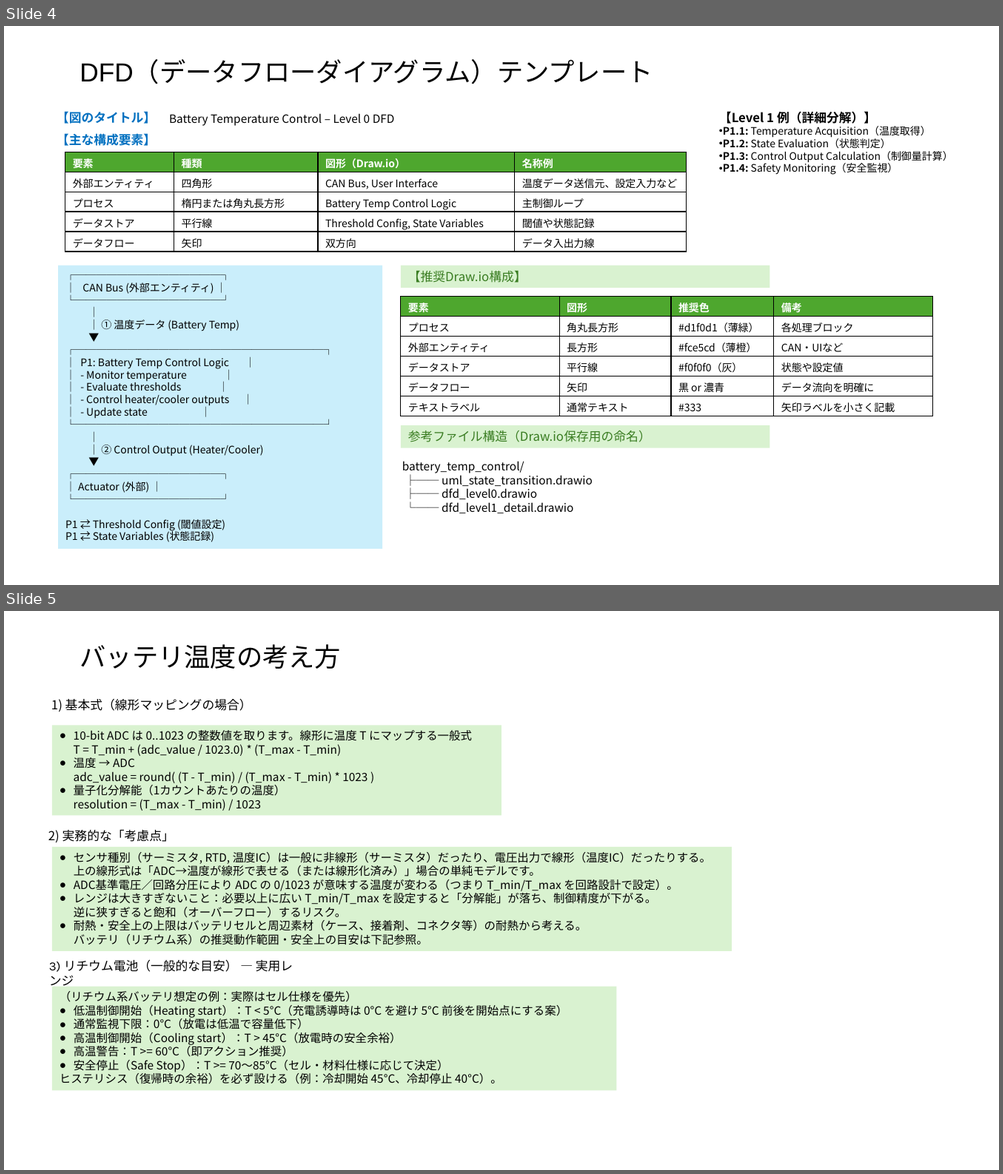
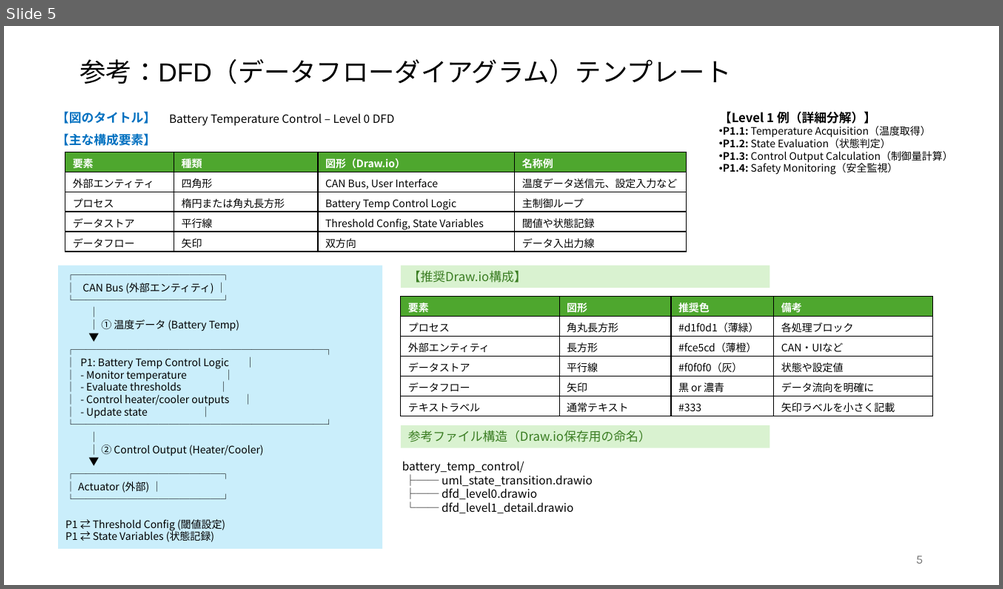
Before and after one commit to KazYag/nyaTraining-python-project, a slide deck: Specification/基本仕様.pptx. Shown one above the other, each under a label of ours: slides 4 and 5 before the commit, slide 5 after it. The pictures are 1003x1174 and 1003x589 pixels, drawn with LibreOffice and Linux fonts; fonts in the diff are those of the drawing. Boxes give left, top, right and bottom in pixels: in the first picture for what was removed or moved away, otherwise in the second. Text is boxed around its words. In the diff, an @@ line names an element or a change of style, - is before the commit and + after.

```diff
--- a/Specification/基本仕様.pptx
+++ b/Specification/基本仕様.pptx
@@ slide 5 removed at (4, 611, 999, 1170), background #FFFFFF @@
@@ title removed at (79, 644, 341, 669) @@
-バッテリ温度の考え方
@@ text removed at (51, 698, 252, 712) @@
-1) 基本式（線形マッピングの場合）
@@ rectangle removed at (52, 725, 501, 815) @@
-● 10-bit ADC は 0..1023 の整数値を取ります。線形に温度 T にマップする一般式
-  T = T_min + (adc_value / 1023.0) * (T_max - T_min)
-● 温度 → ADC
-  adc_value = round( (T - T_min) / (T_max - T_min) * 1023 )
-● 量子化分解能（1カウントあたりの温度）
-  resolution = (T_max - T_min) / 1023
@@ text removed at (48, 829, 174, 843) @@
-2) 実務的な「考慮点」
@@ rectangle removed at (52, 848, 731, 952) @@
-● センサ種別（サーミスタ, RTD, 温度IC）は一般に非線形（サーミスタ）だったり、電圧出力で線形（温度IC）だったりする。
-  上の線形式は「ADC→温度が線形で表せる（または線形化済み）」場合の単純モデルです。
-● ADC基準電圧／回路分圧により ADC の 0/1023 が意味する温度が変わる（つまり T_min/T_max を回路設計で設定）。
-● レンジは大きすぎないこと：必要以上に広い T_min/T_max を設定すると「分解能」が落ち、制御精度が下がる。
-  逆に狭すぎると飽和（オーバーフロー）するリスク。
-● 耐熱・安全上の上限はバッテリセルと周辺素材（ケース、接着剤、コネクタ等）の耐熱から考える。
-  バッテリ（リチウム系）の推奨動作範囲・安全上の目安は下記参照。
@@ text removed at (49, 960, 293, 989) @@
-3) リチウム電池（一般的な目安） — 実用レンジ
@@ rectangle removed at (52, 987, 616, 1091) @@
-（リチウム系バッテリ想定の例：実際はセル仕様を優先）
-● 低温制御開始（Heating start）：T < 5°C（充電誘導時は 0°C を避け 5°C 前後を開始点にする案）
-● 通常監視下限：0°C（放電は低温で容量低下）
-● 高温制御開始（Cooling start）：T > 45°C（放電時の安全余裕）
-● 高温警告：T >= 60°C（即アクション推奨）
-● 安全停止（Safe Stop）：T >= 70〜85°C（セル・材料仕様に応じて決定）
-ヒステリシス（復帰時の余裕）を必ず設ける（例：冷却開始 45°C、冷却停止 40°C）。
@@ what was slide 4 is now slide 5 @@
@@ slide 5 changed as well @@
@@ title at (79, 59, 731, 84): text changed @@
-DFD（データフローダイアグラム）テンプレート
+参考：DFD（データフローダイアグラム）テンプレート
@@ page number added at (916, 556, 922, 564), 12 pt, text #797979 @@
+5
```
Also in this commit, not shown: 3 other slides changed, 1 slide added, 2 other slides removed, 4 other files.
